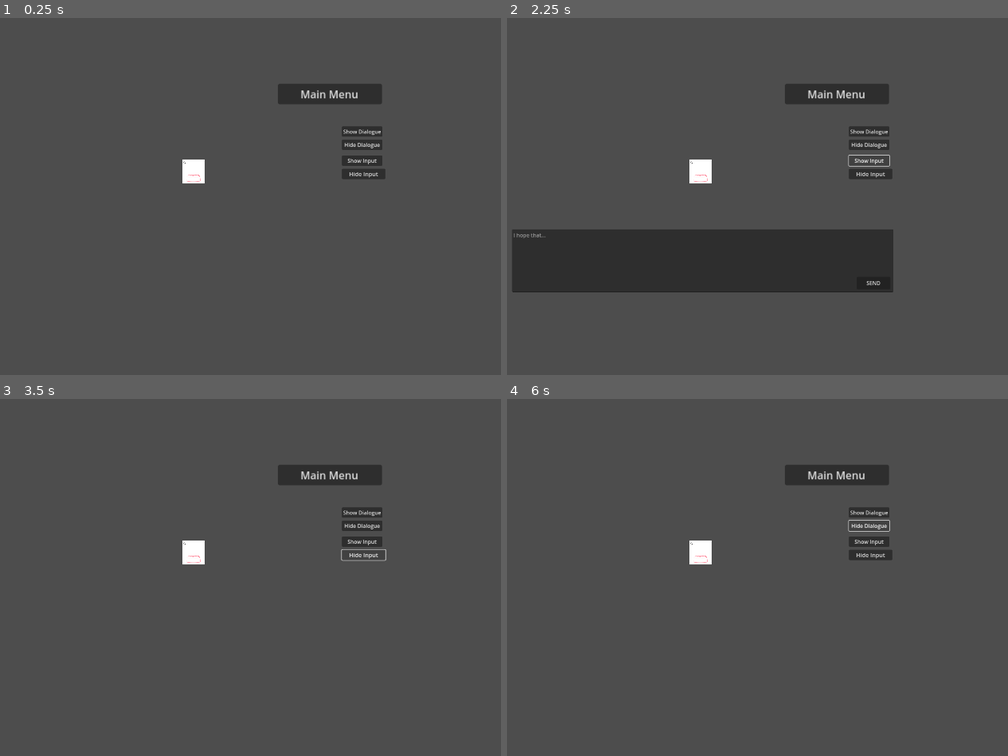
Above: before the commit, frames 1-4 (two rows, left to right).
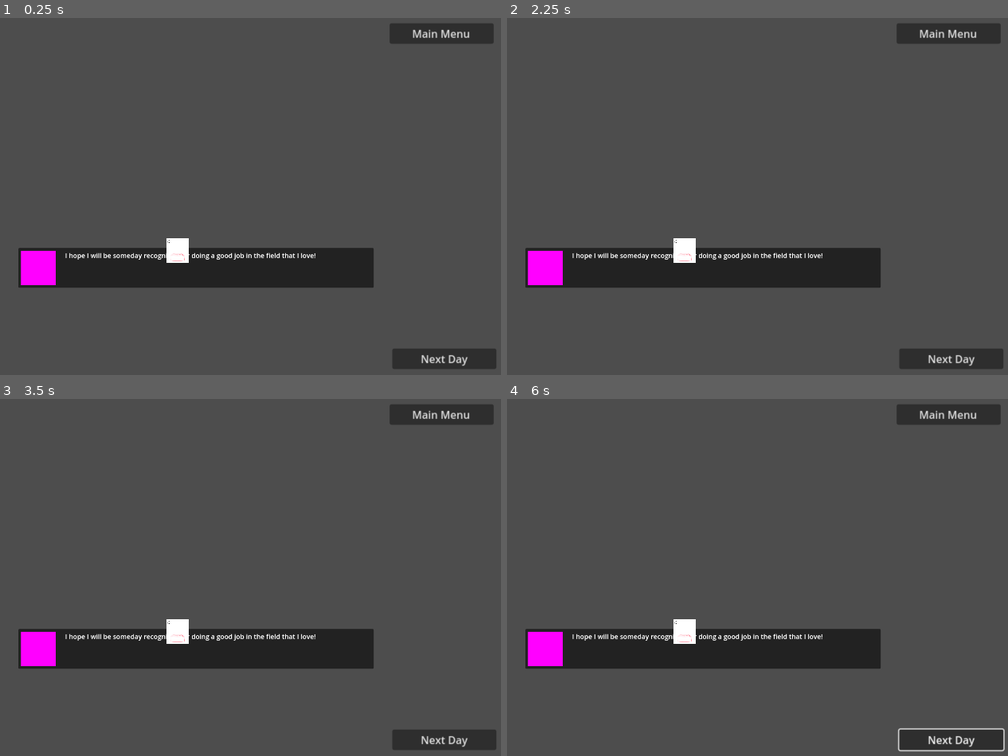
Above: after the commit, the same moments.

Repository: gringames/fem-devs-jam-24
Game: Godot game, scene res://Game/game.tscn
Same seed, same stepped clock (60 frames per second), same inputs: the game is played once before the commit and once after it.
Inputs (mouse positions are in pixels of both pictures, inside the frame that each line leads up to):
- Up to frame 1 (0.25 s): no input
- Up to frame 2 (2.25 s): click (867, 132) at 0.5 s, where only the run before the commit has a clickable "Show Dialogue"; click (867, 146) at 1.25 s, where only the run before the commit has a clickable "Hide Dialogue"; click (867, 160) at 2 s, where only the run before the commit has a clickable "Show Input"
- Up to frame 3 (3.5 s): click (365, 556) at 2.75 s, where only the run before the commit has a clickable "Hide Input"
- Up to frame 4 (6 s): click (952, 738) at 3.5 s, where only the run after the commit has a clickable "Next Day"; click (952, 738) at 4.25 s, where only the run after the commit has a clickable "Next Day"; click (867, 513) at 5 s, where only the run before the commit has a clickable "Show Dialogue"; click (867, 527) at 5.75 s, where only the run before the commit has a clickable "Hide Dialogue"

The runs differ from the first frame. In frame 1, 12% of the frame differs, in the area x 3-100%, y 1-99%; in frame 2, 11%; in frame 3, 12%; in frame 4, 12%.

Commit message:
transform dict into tasks and calls

Diff:
--- a/femdevsjam24/Features/day_cycle/day_manager.gd
+++ b/femdevsjam24/Features/day_cycle/day_manager.gd
@@ -1,8 +1,10 @@
 extends Node
 class_name DayManager
 
-## will be an object in game scene -> set up all information needed for days
+@export var next_day_button: Button
+@export var phone_call_text_box: TextBox
 
+# TODO: add things from Rocio and Tilli here
 var day_info: Dictionary = {
 	0 : {
 		"tasks": ["plant the seed"],
@@ -39,25 +41,45 @@
 }
 
 var current_day: int = 0
+const tasks_key: String = "tasks"
+const calls_key: String = "calls"
+
 
 func _ready() -> void:
-	_next_day()
+	next_day_button.connect("pressed", _next_day)
 	_next_day()
 
 
 func _next_day() -> void:
 	print("current day: ", current_day)
-	_process_tasks_and_calls()
+	_handle_day()
 	current_day += 1
 
 
-func _process_tasks_and_calls() -> void:
-	if day_info[current_day]["calls"].is_empty():
-		print("no calls today")
-	else:
-		print("calls:", day_info[current_day]["calls"])
+func _handle_day() -> void:
+	var current_calls: Array = day_info[current_day][calls_key]
+	var current_tasks: Array = day_info[current_day][tasks_key]
 
-	if day_info[current_day]["tasks"].is_empty():
-		print("no tasks today")
-	else:
-		print("tasks:", day_info[current_day]["tasks"])
+	if _is_call_happening_today(current_calls):
+		print("RINGGGG, RINGGG")
+		# TODO: init phone call text box with correct pages
+
+	var checklist: String = _create_tasks_checklist(current_tasks)
+	print(checklist)
+	# TODO: set notebook text box content to checklist
+
+
+func _is_call_happening_today(calls: Array) -> bool:
+	return not calls.is_empty()
+
+
+func _create_tasks_checklist(tasks: Array) -> String:
+	if tasks.is_empty():
+		return "No tasks today."
+
+	var checklist: String = "Tasks for today:\n"
+	var task_counter: int = 1
+
+	for task in tasks:
+		checklist +=  str(task_counter) + ") " + str(task) + "\n"
+	return checklist
--- a/femdevsjam24/Game/game.tscn
+++ b/femdevsjam24/Game/game.tscn
@@ -1,7 +1,6 @@
-[gd_scene load_steps=15 format=3 uid="uid://b2ffyvuyqw2vg"]
+[gd_scene load_steps=14 format=3 uid="uid://b2ffyvuyqw2vg"]
 
 [ext_resource type="Script" path="res://Buttons/open_scene.gd" id="3_k2dps"]
-[ext_resource type="Script" path="res://Game/game_manager.gd" id="4_gshi3"]
 [ext_resource type="Texture2D" uid="uid://p2w116ewatxm" path="res://Art/0.png" id="5_djf2k"]
 [ext_resource type="PackedScene" uid="uid://dji4jtqq2jpyq" path="res://Text/Input/text_input.tscn" id="5_ue57g"]
 [ext_resource type="Script" path="res://Features/day_cycle/day_manager.gd" id="6_i1hnc"]
@@ -18,19 +17,22 @@
 [node name="Game" type="Node2D"]
 position = Vector2(424, 184)
 
-[node name="TextBox" parent="." instance=ExtResource("6_rjoll")]
+[node name="PhoneCallTB" parent="." instance=ExtResource("6_rjoll")]
+
+[node name="TasksTextBox" parent="." instance=ExtResource("6_rjoll")]
 
 [node name="TextInput" parent="." instance=ExtResource("5_ue57g")]
+visible = false
 metadata/_edit_use_anchors_ = true
 
 [node name="MainMenuButton" type="Button" parent="."]
 anchors_preset = 1
 anchor_left = 1.0
 anchor_right = 1.0
-offset_left = 823.0
-offset_top = 15.0
-offset_right = 980.0
-offset_bottom = 46.0
+offset_left = 1160.0
+offset_top = -168.0
+offset_right = 1317.0
+offset_bottom = -137.0
 grow_horizontal = 0
 scale = Vector2(2, 2)
 size_flags_horizontal = 8
@@ -40,53 +42,29 @@
 sceneToOpenPath = "res://menus/main_menu.tscn"
 metadata/_edit_use_anchors_ = true
 
-[node name="ButtonShowBox" type="Button" parent="."]
-offset_left = 1016.0
-offset_top = 144.0
-offset_right = 1138.0
-offset_bottom = 175.0
-text = "Show Dialogue"
-metadata/_edit_use_anchors_ = true
-
-[node name="ButtonHideBox" type="Button" parent="."]
-offset_left = 1016.0
-offset_top = 184.0
-offset_right = 1138.0
-offset_bottom = 215.0
-text = "Hide Dialogue"
-metadata/_edit_use_anchors_ = true
-
-[node name="ButtonShowInput" type="Button" parent="."]
-offset_left = 1016.0
-offset_top = 232.0
-offset_right = 1138.0
-offset_bottom = 263.0
-text = "Show Input"
-metadata/_edit_use_anchors_ = true
-
-[node name="ButtonHideInput" type="Button" parent="."]
-offset_left = 1016.0
-offset_top = 272.0
-offset_right = 1138.0
-offset_bottom = 303.0
-scale = Vector2(1.07534, 1.01248)
-text = "Hide Input"
+[node name="NextDayButton" type="Button" parent="."]
+anchors_preset = 1
+anchor_left = 1.0
+anchor_right = 1.0
+offset_left = 1168.0
+offset_top = 816.0
+offset_right = 1325.0
+offset_bottom = 847.0
+grow_horizontal = 0
+scale = Vector2(2, 2)
+size_flags_horizontal = 8
+size_flags_vertical = 8
+text = "Next Day
+"
 metadata/_edit_use_anchors_ = true
 
 [node name="Plant" parent="." instance=ExtResource("6_ownbs")]
-position = Vector2(568, 280)
+position = Vector2(520, 520)
 plant_state_images = Array[Texture2D]([ExtResource("5_djf2k"), ExtResource("6_kqnc4"), ExtResource("7_o46us"), ExtResource("8_55u7n"), ExtResource("9_yiw0o"), ExtResource("10_nx1n8"), ExtResource("11_5rxby"), ExtResource("11_5rxby"), ExtResource("12_i2fyr")])
 
 [node name="Logic" type="Node" parent="."]
 
-[node name="MockManager" type="Node" parent="Logic" node_paths=PackedStringArray("text_box", "text_input", "button_show_box", "button_hide_box", "button_show_input", "button_hide_input")]
-script = ExtResource("4_gshi3")
-text_box = NodePath("../../TextBox")
-text_input = NodePath("../../TextInput")
-button_show_box = NodePath("../../ButtonShowBox")
-button_hide_box = NodePath("../../ButtonHideBox")
-button_show_input = NodePath("../../ButtonShowInput")
-button_hide_input = NodePath("../../ButtonHideInput")
-
-[node name="DayManager" type="Node" parent="Logic"]
+[node name="DayManager" type="Node" parent="Logic" node_paths=PackedStringArray("next_day_button", "phone_call_text_box")]
 script = ExtResource("6_i1hnc")
+next_day_button = NodePath("../../NextDayButton")
+phone_call_text_box = NodePath("../../PhoneCallTB")
